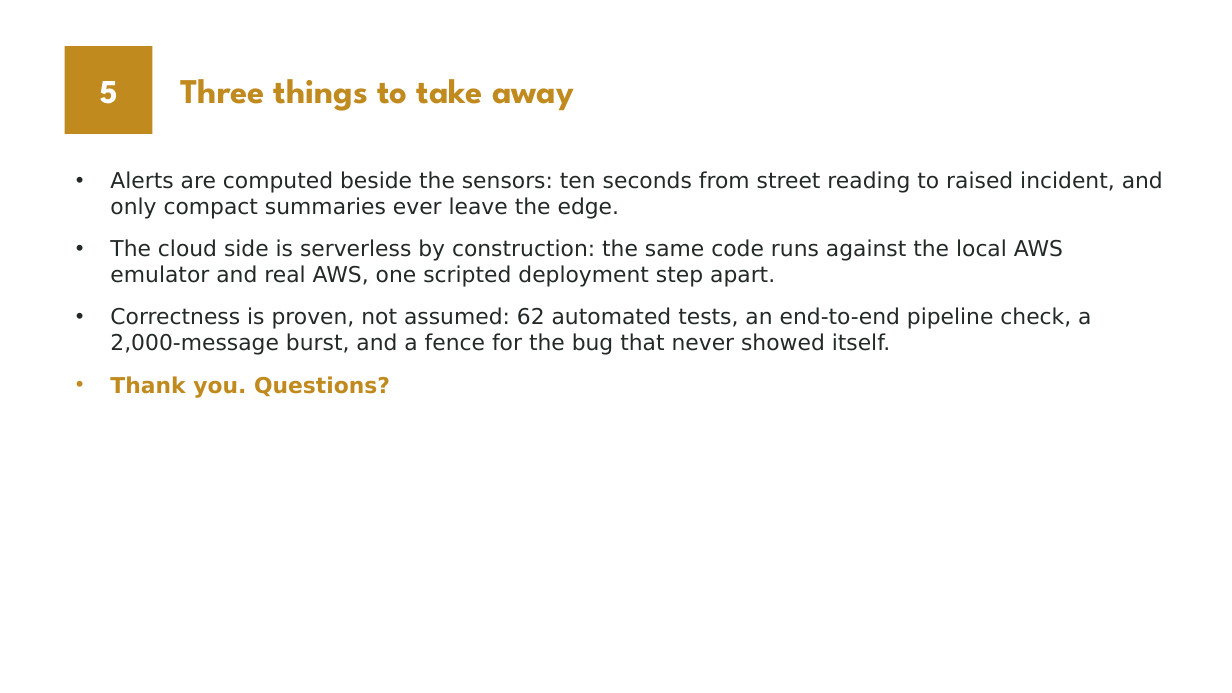
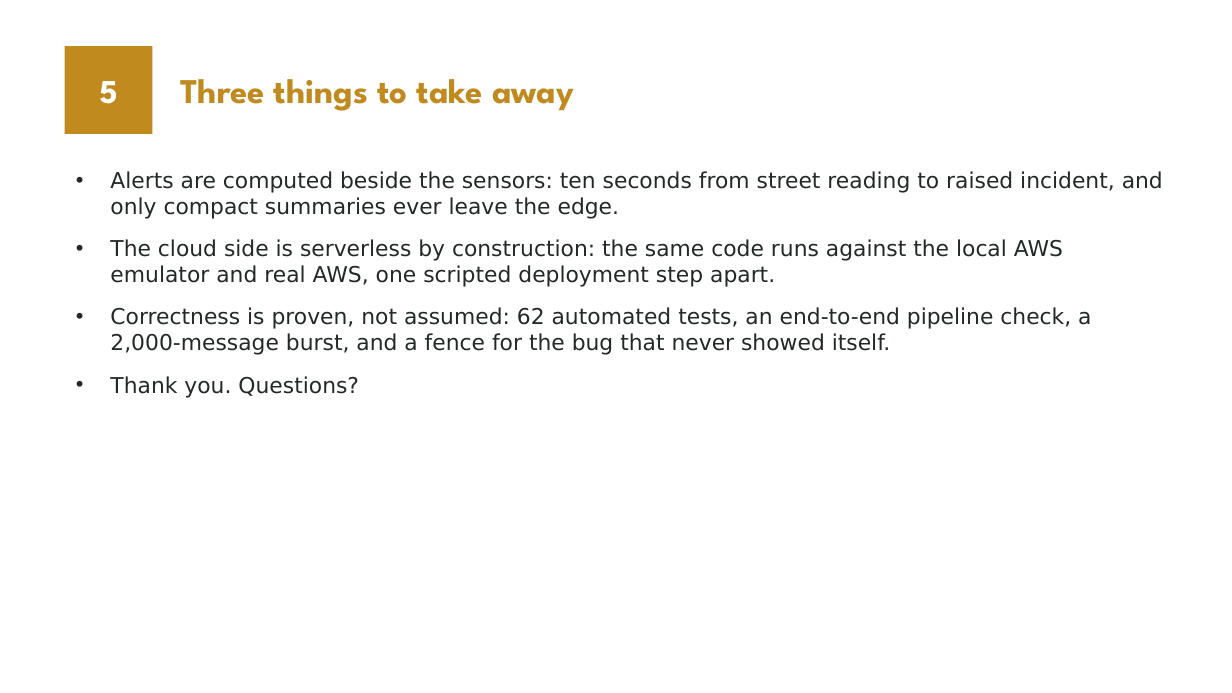
Before and after one commit to valletivarish/FEC_version_2, a slide deck: slide 6 of ppt/X25100963_smart-city-monitoring.pptx. Drawn at 1232x693 pixels with LibreOffice and Linux fonts; fonts in the diff are those of the drawing. Boxes give left, top, right and bottom in pixels: in the first picture for what was removed or moved away, otherwise in the second. Text is boxed around its words. In the diff, an @@ line names an element or a change of style, - is before the commit and + after.

Commit message:
Remove highlighted (bold accent-coloured) bullet text from project 04 deck; all bullets plain

```diff
--- a/ppt/X25100963_smart-city-monitoring.pptx
+++ b/ppt/X25100963_smart-city-monitoring.pptx
@@ text at bbox=[110, 376, 359, 398]: text colour #C08A1F to #232A26, bold off in "Thank you. Questions?" @@
```
Also in this commit, not shown: 4 other slides changed.
